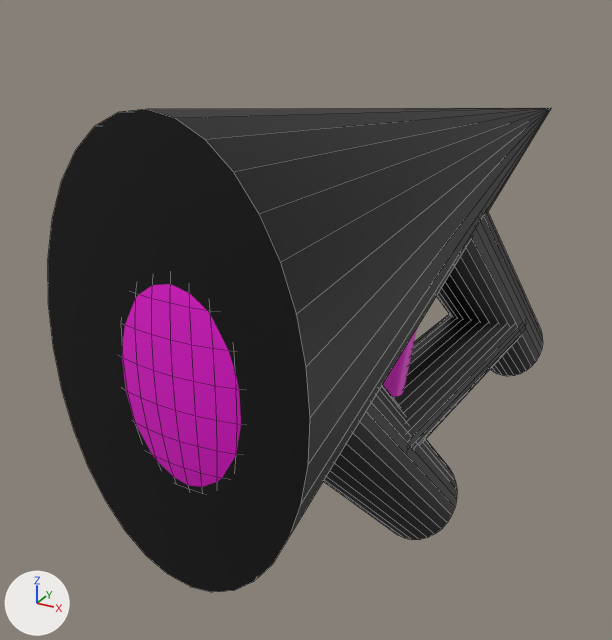
A saved change to the Blender file blender/Gun.blend.
One viewpoint serves both versions: a camera (50 mm lens) standing at (0.078, -0.3795, 0.2267) and looking at (-0.0304, -0.1824, 0.1281). Arrows for +X, +Y and +Z are at lower left; the lights stay in place. The first picture is the older version. Mesh edges are drawn as thin lines on the coarser meshes.

Before the edit, the objects in view are built like this:
```python
mat_material_007 = principled_material('Material.007')
mat_material_007.base_color = (0.799, 0.0, 0.638)  # pink #e700d1
me_cone = bpy.data.meshes.new('Cone')
me_cone.from_pydata(...)  # a 32-sided cone pointing to +z spanning x -1.0..1.0, y -1.0..1.0, z -1.0..1.0
me_cone.materials.append(mat_material_003)  # black #000000
me_cylinder_008 = bpy.data.meshes.new('Cylinder.008')
me_cylinder_008.from_pydata(...)  # a 32-sided cylinder along z spanning x -1.0..1.0, y -1.0..1.0, z -1.0..1.0
me_cylinder_008.materials.append(mat_material_004)  # black #000000
me_sphere = bpy.data.meshes.new('Sphere')
me_sphere.from_pydata(...)  # a UV sphere (32 segments, 16 rings, poles along z) spanning x -1.0..1.0, y -1.0..1.0, z -1.0..1.0
me_sphere.materials.append(mat_material_007)  # pink #e700d1
ob_gun_body = bpy.data.objects.new('Gun body', me_cone)
ob_gun_body.location = (0.0007, -0.1632, 0.1667)
ob_gun_body.rotation_euler = (1.6, 0.0, 0.0)  # degrees (92, 0, 0)
ob_gun_body.scale = (-0.0254, -0.043, -0.121)
ob_handle_001 = bpy.data.objects.new('handle.001', me_cylinder_008)
ob_handle_001.location = (0.0, -0.1173, 0.1222)
ob_handle_001.rotation_euler = (0.888, 0.0, 0.0)  # degrees (51, 0, 0)
ob_handle_001.scale = (-0.0125, -0.014, -0.0689)
ob_sphere = bpy.data.objects.new('Sphere', me_sphere)
ob_sphere.location = (0.0023, -0.2776, 0.1648)
ob_sphere.scale = (0.0199, 0.00766, -0.032)
# also in view: 'handle.002' at (0.0, -0.1495, 0.1058); 'handle' at (0.0, -0.2118, 0.1138); 'trigger' at (0.0, -0.1883, 0.1334)
```
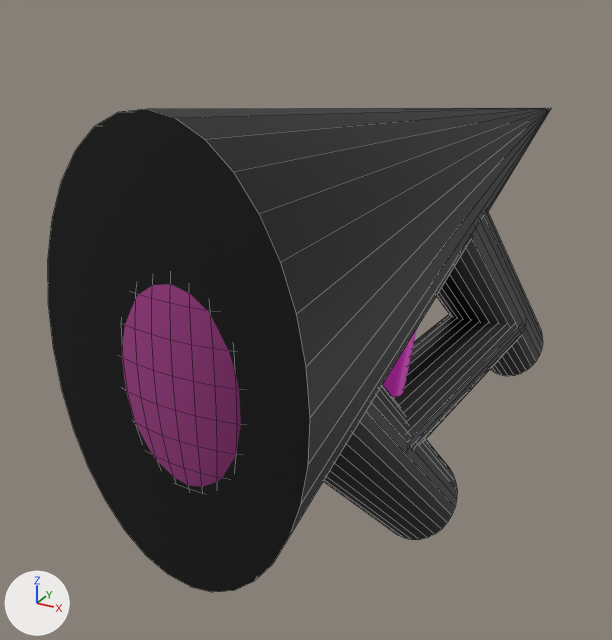
Location of each change, (x1, y1, x2, y2) in pixels of the pictures (612 x 640 px):
```json
{"object": "Sphere", "change": "surface changed", "before": [122, 284, 241, 487], "after": [122, 284, 241, 487], "on screen": "pink to purple"}
```

The change, as JSON lines over the scene's bpy script:
```json
{"block": "mat_material_007", "where": "n0 = _N.new('ShaderNodeBsdfPrincipled'); n0.name = 'Principled BSDF'"}
{"op": "set", "path": "n0.inputs[0].default_value", "old": "(0.799, 0.0, 0.638, 1.0)", "new": "(0.799, 0.153, 0.594, 1.0)", "note": "'Base Color', pink #e700d1 -> 'Base Color', pink #e76dcb"}
{"op": "add", "block": "mat_material_007", "code": "n0.inputs[1].default_value = 1.0  # 'Metallic'"}
{"op": "add", "block": "mat_material_007", "code": "n0.inputs[2].default_value = 0.605  # 'Roughness'"}
{"op": "add", "block": "mat_material_007", "code": "n2 = _N.new('ShaderNodeTexCoord'); n2.name = 'Texture Coordinate'"}
{"op": "add", "block": "mat_material_007", "code": "_L.new(n2.outputs[6], n0.inputs[5])  # 'Reflection' to 'Normal'"}
```
